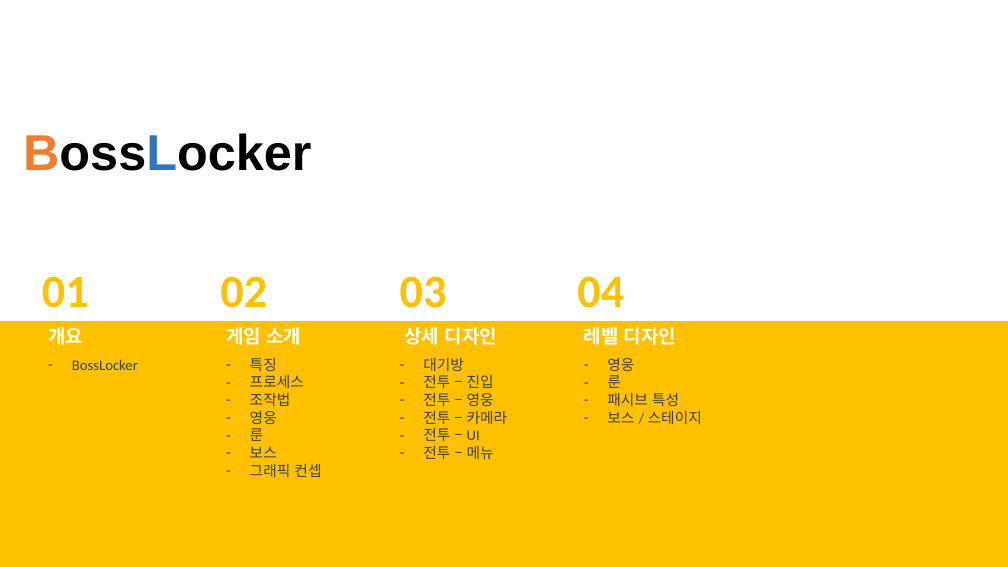
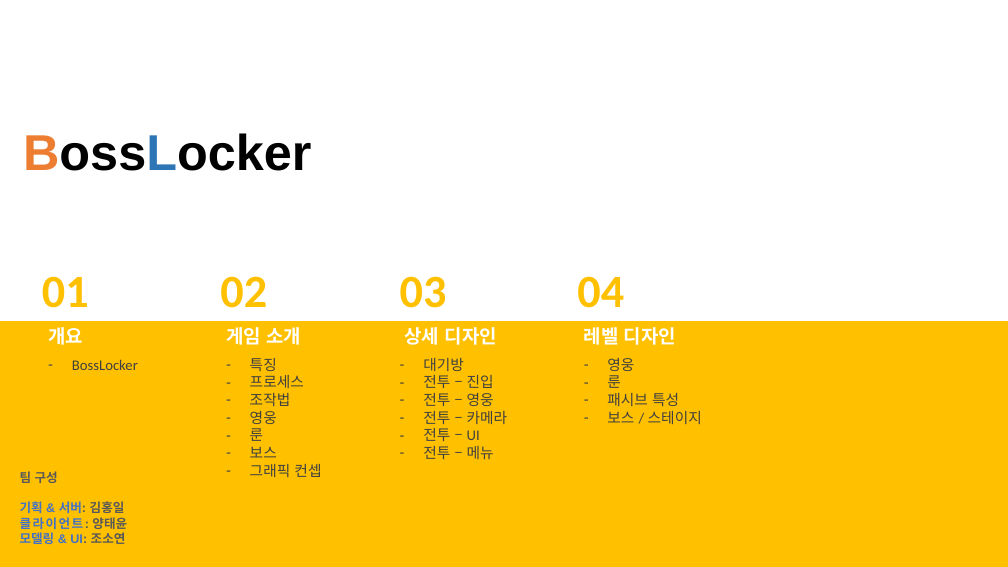
Before and after one commit to goddun/Report, a slide deck: slide 2 of boss_locker.pptx. Drawn at 1008x567 pixels with LibreOffice and Linux fonts; fonts in the diff are those of the drawing. Boxes give left, top, right and bottom in pixels: in the first picture for what was removed or moved away, otherwise in the second. Text is boxed around its words. In the diff, an @@ line names an element or a change of style, - is before the commit and + after.

```diff
--- a/boss_locker.pptx
+++ b/boss_locker.pptx
@@ text added at box(20, 471, 127, 544), 12 pt, text #4472C4, bold @@
+팀 구성
+기획 & 서버: 김홍일
+클라이언트: 양태윤
+모델링 & UI: 조소연
```
Also in this commit, not shown: 1 other slide changed, 1 other file.
